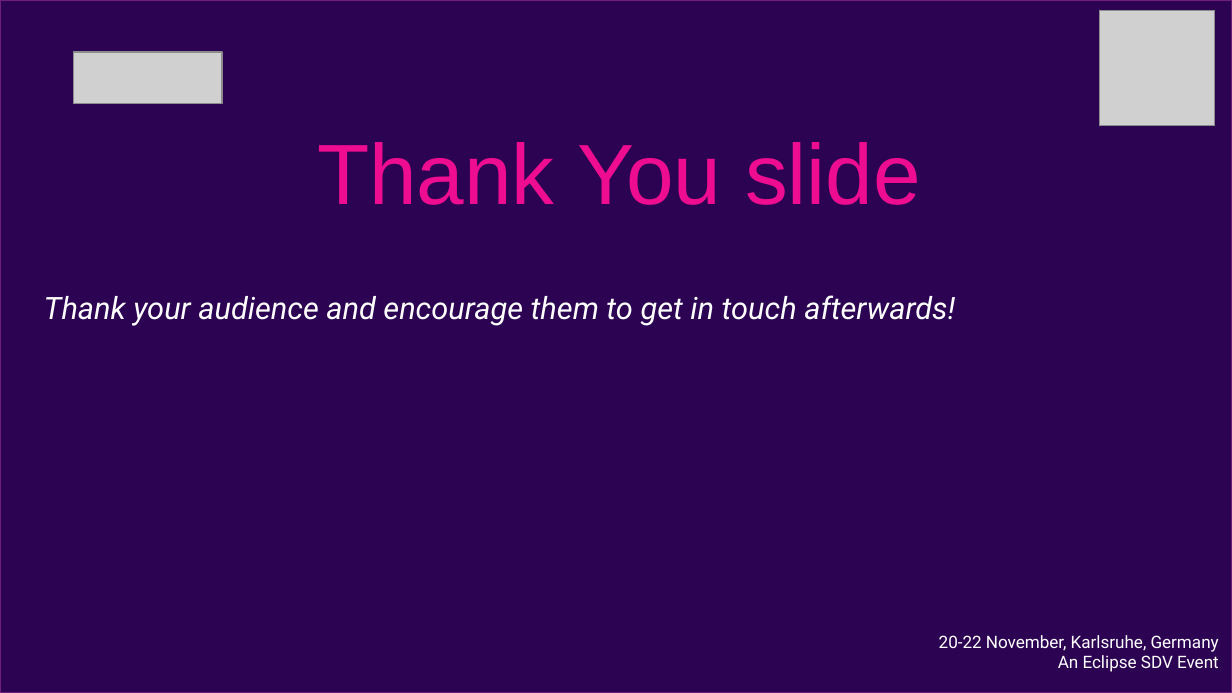
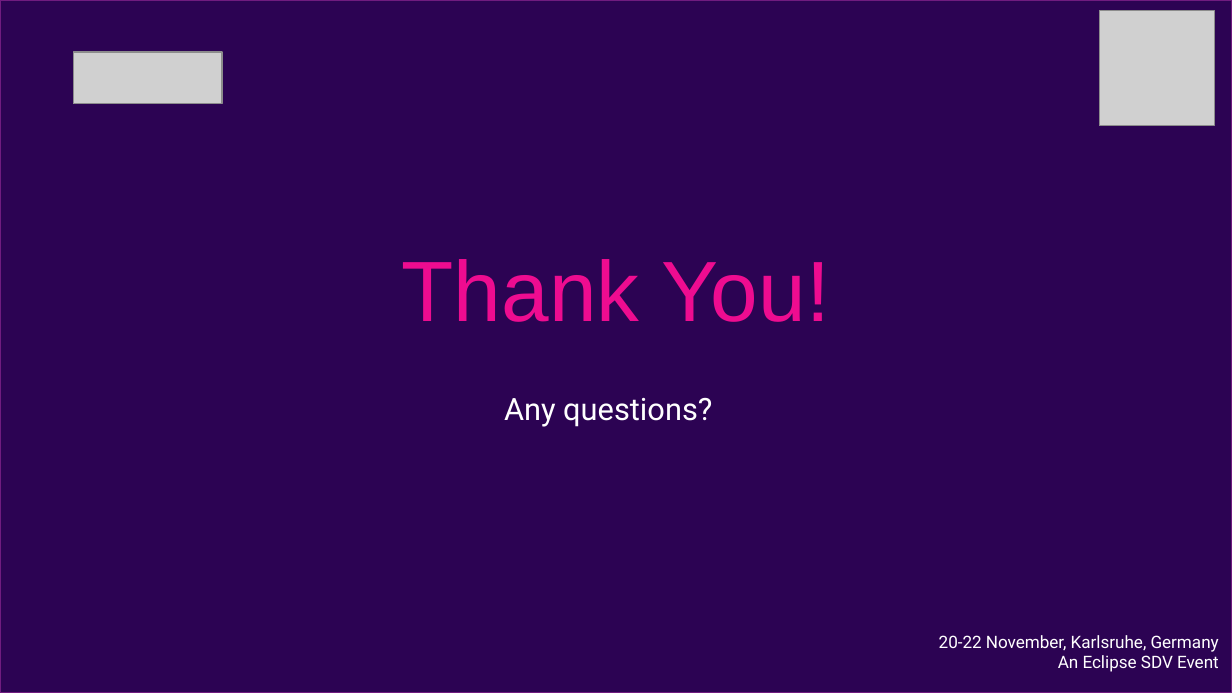
Before and after one commit to Eclipse-SDV-Hackathon-Chapter-Two/ASAP, a slide deck: slide 8 of SDV_Hackathon_Pitching_ASAP.pptx (slide 17 before the commit). Drawn at 1232x693 pixels with LibreOffice and Linux fonts; fonts in the diff are those of the drawing; grey boxes stand for pictures. Boxes give left, top, right and bottom in pixels: in the first picture for what was removed or moved away, otherwise in the second. Text is boxed around its words. In the diff, an @@ line names an element or a change of style, - is before the commit and + after.

Commit message:
Added pitch presentation

```diff
--- a/SDV_Hackathon_Pitching_ASAP.pptx
+++ b/SDV_Hackathon_Pitching_ASAP.pptx
@@ text at (x1=402, y1=259, x2=830, y2=322): text changed @@
-Thank You slide
+Thank You!
@@ text removed at (x1=44, y1=295, x2=955, y2=326) @@
-Thank your audience and encourage them to get in touch afterwards!
@@ text added at (x1=504, y1=397, x2=712, y2=427), 18 pt, text #FFFFFF @@
+Any questions?
```
Also in this commit, not shown: 3 other slides changed, 3 slides added, 12 slides removed.
